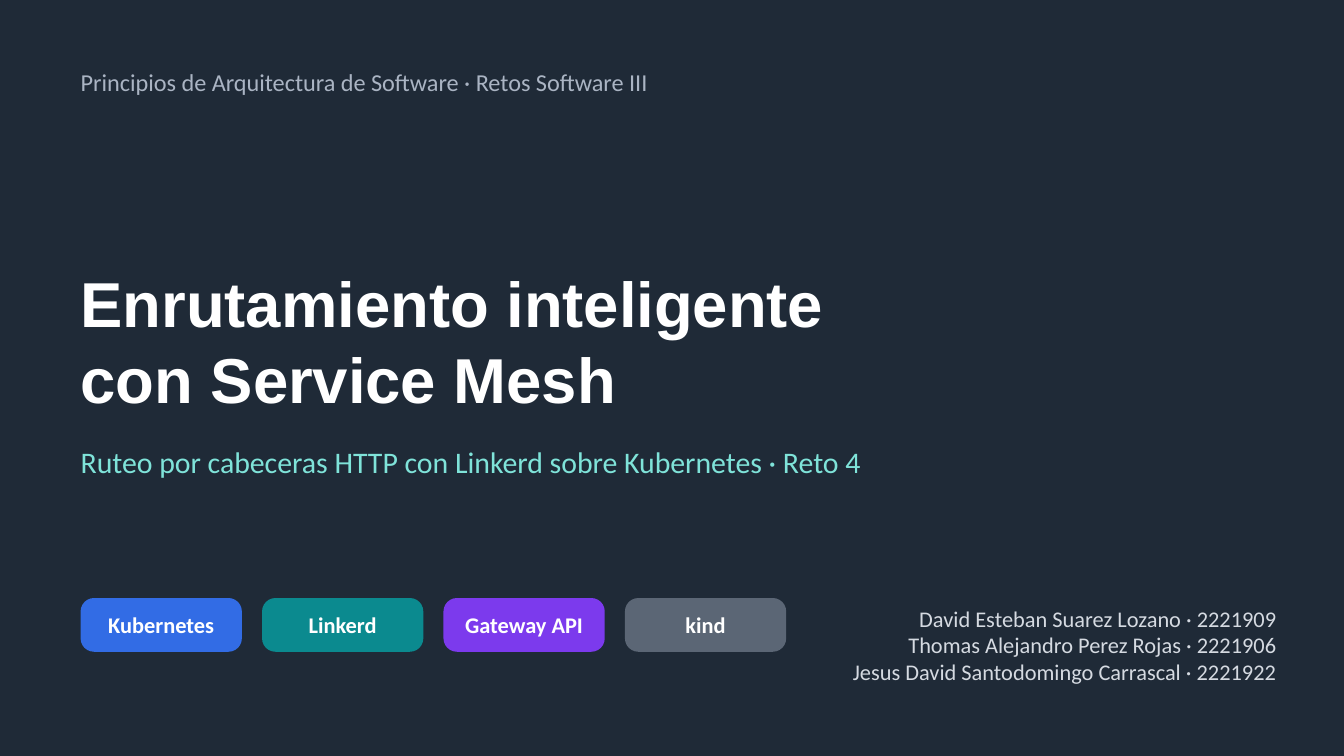
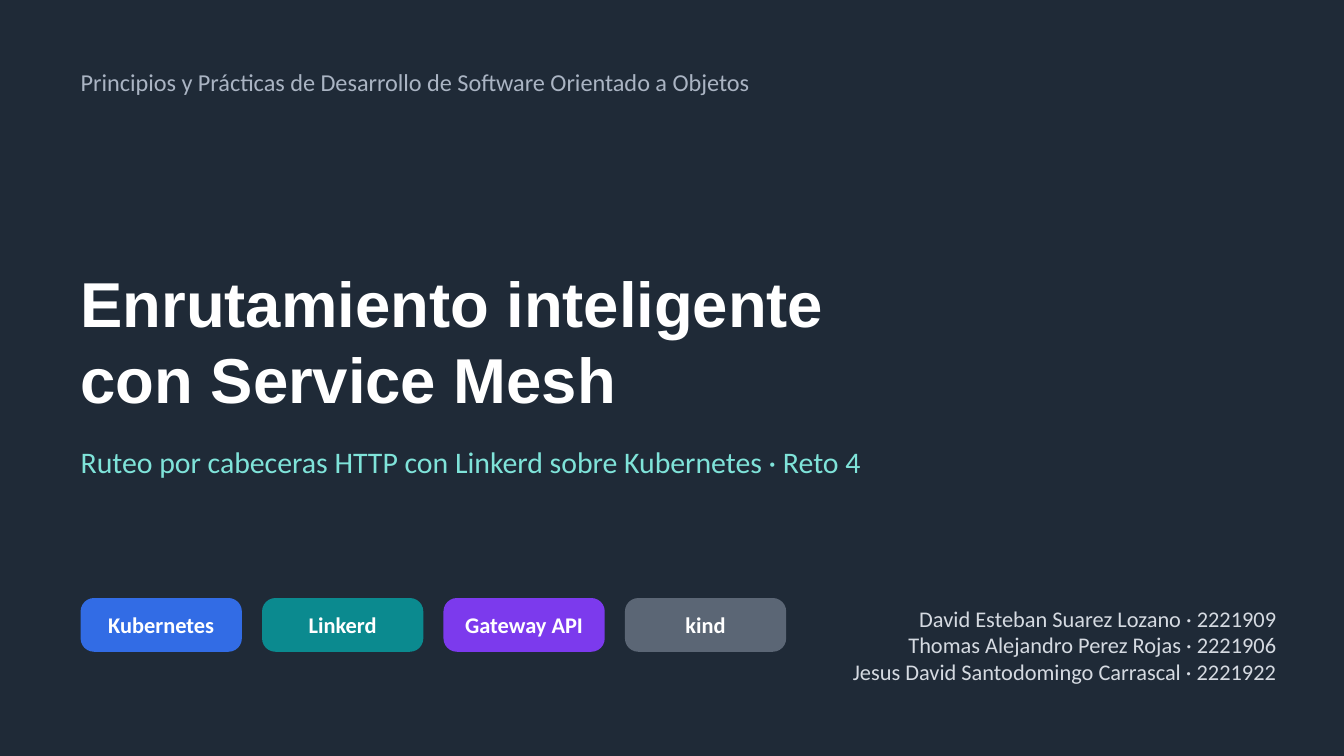
Before and after one commit to Tapr16/reto4-linkerd-service-mesh, a slide deck: slide 1 of docs/presentacion/Presentacion-Reto4-Linkerd.pptx. Drawn at 1344x756 pixels with LibreOffice and Linux fonts; fonts in the diff are those of the drawing. Boxes give left, top, right and bottom in pixels: in the first picture for what was removed or moved away, otherwise in the second. Text is boxed around its words. In the diff, an @@ line names an element or a change of style, - is before the commit and + after.

```diff
--- a/docs/presentacion/Presentacion-Reto4-Linkerd.pptx
+++ b/docs/presentacion/Presentacion-Reto4-Linkerd.pptx
@@ text at <box>81,74,750,95</box>: text changed @@
-Principios de Arquitectura de Software · Retos Software III
+Principios y Prácticas de Desarrollo de Software Orientado a Objetos
```
Also in this commit, not shown: 4 other files.
